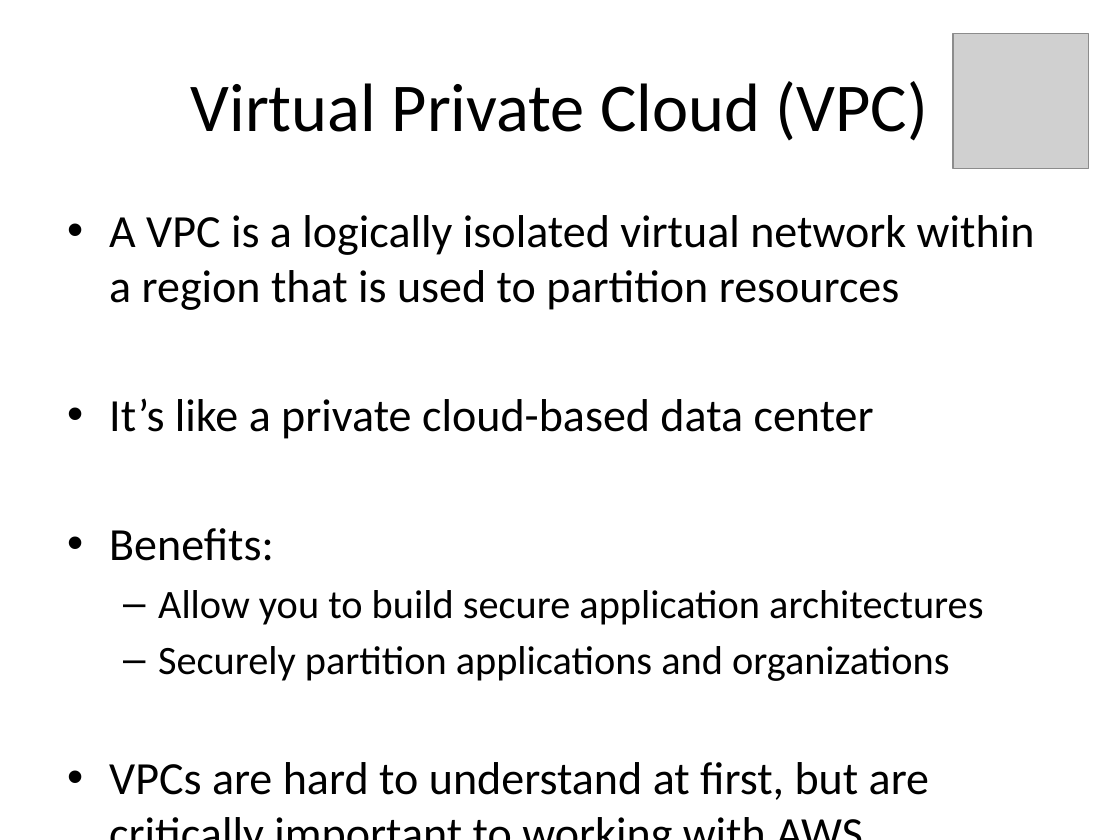
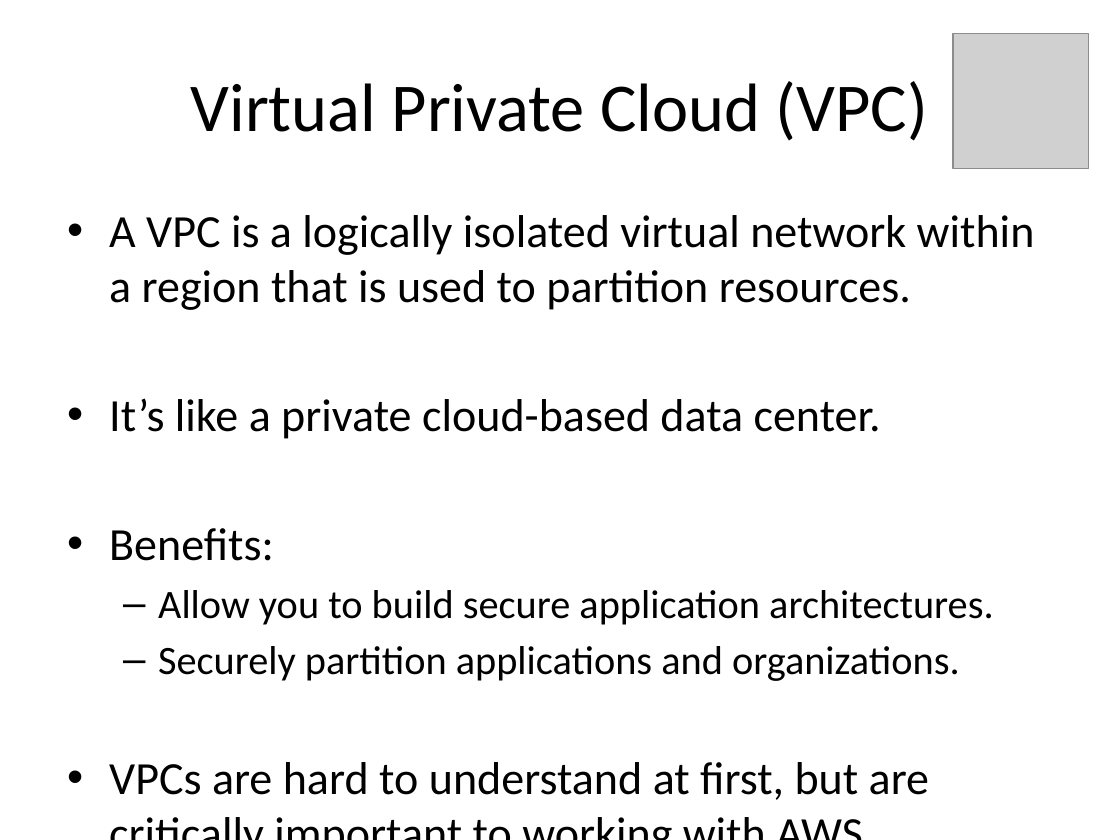
Before and after one commit to jasondbaker/infrastructure-class, a slide deck: slide 11 of infrastructure-week-5.pptx. Drawn at 1120x840 pixels with LibreOffice and Linux fonts; fonts in the diff are those of the drawing; grey boxes stand for pictures. Boxes give left, top, right and bottom in pixels: in the first picture for what was removed or moved away, otherwise in the second. Text is boxed around its words. In the diff, an @@ line names an element or a change of style, - is before the commit and + after.

```diff
--- a/infrastructure-week-5.pptx
+++ b/infrastructure-week-5.pptx
@@ text at <box>109,215,1035,439</box>: text changed @@
-• A VPC is a logically isolated virtual network within a region that is used to partition resources
-• It’s like a private cloud-based data center
+• A VPC is a logically isolated virtual network within a region that is used to partition resources.
+• It’s like a private cloud-based data center.
@@ text at <box>109,590,993,800</box>: text changed @@
-  – Allow you to build secure application architectures
-  – Securely partition applications and organizations
-• VPCs are hard to understand at first, but are critically important to working with AWS
+  – Allow you to build secure application architectures.
+  – Securely partition applications and organizations.
+• VPCs are hard to understand at first, but are critically important to working with AWS.
```
Also in this commit, not shown: 9 other files.
